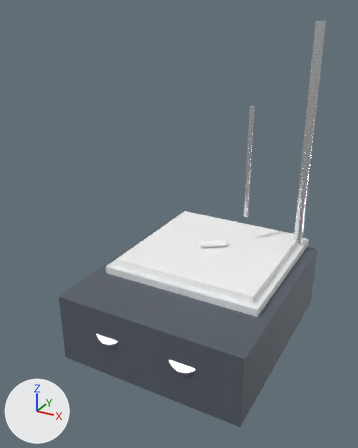
Renders of the glTF model game/assets/apparatus/SM_MagneticStirrer_Hotplate.glb from each side of a commit.
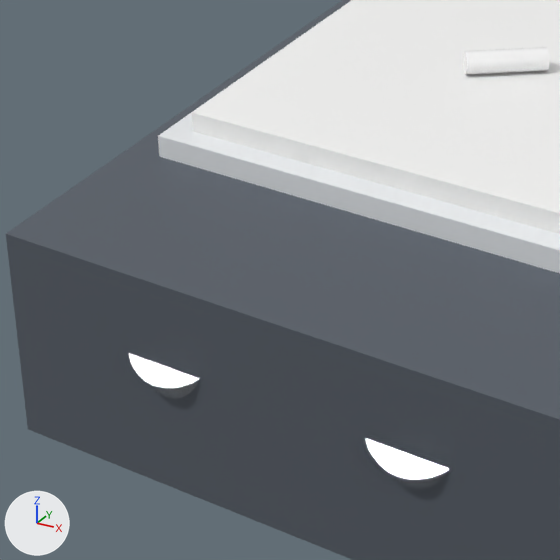
The first picture shows the older version from a 50 mm camera at (0.255, -0.52, 0.411) aimed at (-0.018, -0.025, 0.163). The close-ups show the older and then the newer version on the part from 16% to 64% of the width and 50% to 89% of the height of that picture. Only the edits that show in the close-ups are written down. Every picture has the same lights, and +X, +Y and +Z are marked at lower left. Where no turn or scale is listed for an object, it has been applied to the vertices. Vertices at exactly the same position are counted once.

In view in the first close-up: 'Stirrer_CeramicPlate', 'Stirrer_Chassis', 'Stirrer_MagneticBar', 'Stirrer_PlateRim', 'Stirrer_SpeedKnob', 'Stirrer_TempKnob'.
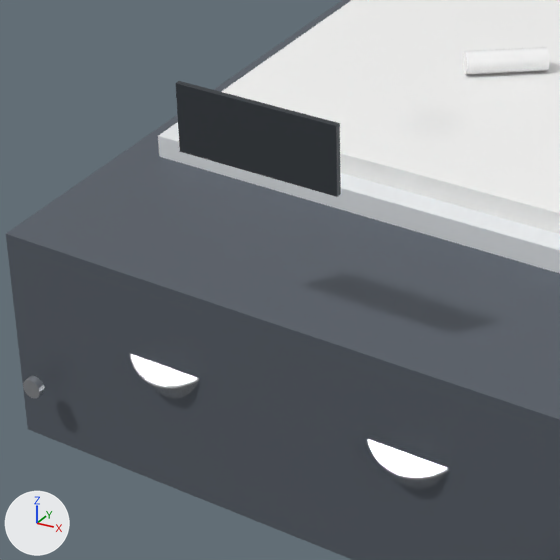
The change, as a list of edits to the scene's bpy script:
```text
Add mat_m_detailplate:
    mat_m_detailplate = principled_material('M_DetailPlate')
    mat_m_detailplate.base_color = (0.05, 0.06, 0.07)  # dark grey #3f454b
    mat_m_detailplate.metallic = 0.4
    mat_m_detailplate.roughness = 0.45
Add mat_m_detailsteel:
    mat_m_detailsteel = principled_material('M_DetailSteel')
    mat_m_detailsteel.base_color = (0.55, 0.57, 0.6)  # light grey #c4c7cb
    mat_m_detailsteel.metallic = 0.85
    mat_m_detailsteel.roughness = 0.28
Change me_cylinder_001:
    used by ob_stirrer_tempknob; location = (-0.05, -0.125, 0.055)
    remove me_cylinder_001.from_pydata(...)  # 64 vertices, 124 faces; spans x -0.02..0.02, y -0.0215..0.0215, z -0.0188..0.0188
    add me_cylinder_001.from_pydata(...)  # 192 vertices, 380 faces; spans x -0.02..0.02, y -0.0213..0.0213, z -0.0185..0.0185
    me_cylinder_001 part 1: 64 vertices removed from x -0.02..0.02, y -0.0215..0.0215, z -0.0188..0.0188; 192 vertices added at x -0.02..0.02, y -0.0213..0.0213, z -0.0185..0.0185
Add me_cube_003:
    me_cube_003.from_pydata(...)  # a box spanning x -0.03..0.03, y -0.001..0.001, z -0.0125..0.0125
    me_cube_003.materials.append(mat_m_detailplate)  # dark grey #3f454b
Add me_cylinder_005:
    me_cylinder_005.from_pydata(...)  # a 32-sided cylinder along y spanning x -0.004..0.004, y -0.0015..0.0015, z -0.004..0.004
    me_cylinder_005.materials.append(mat_m_detailsteel)  # light grey #c4c7cb
Add ob_detail_ratingplate:
    ob_detail_ratingplate = bpy.data.objects.new('Detail_RatingPlate', me_cube_003)
    ob_detail_ratingplate.location = (0.0, -0.148, 0.1659)
Add ob_cylinder:
    ob_cylinder = bpy.data.objects.new('Cylinder', me_cylinder_005)
    ob_cylinder.location = (-0.1056, -0.149, 0.0316)
```

Boxes [x1, y1, x2, y2] around the edits, measured in the close-ups (560 x 560 px):
'Detail_RatingPlate', added: after [176, 81, 341, 197]
'Cylinder', added: after [23, 376, 45, 398]
part 1 of me_cylinder_001, reshaped: before [129, 353, 200, 392]; after [130, 354, 199, 392]
